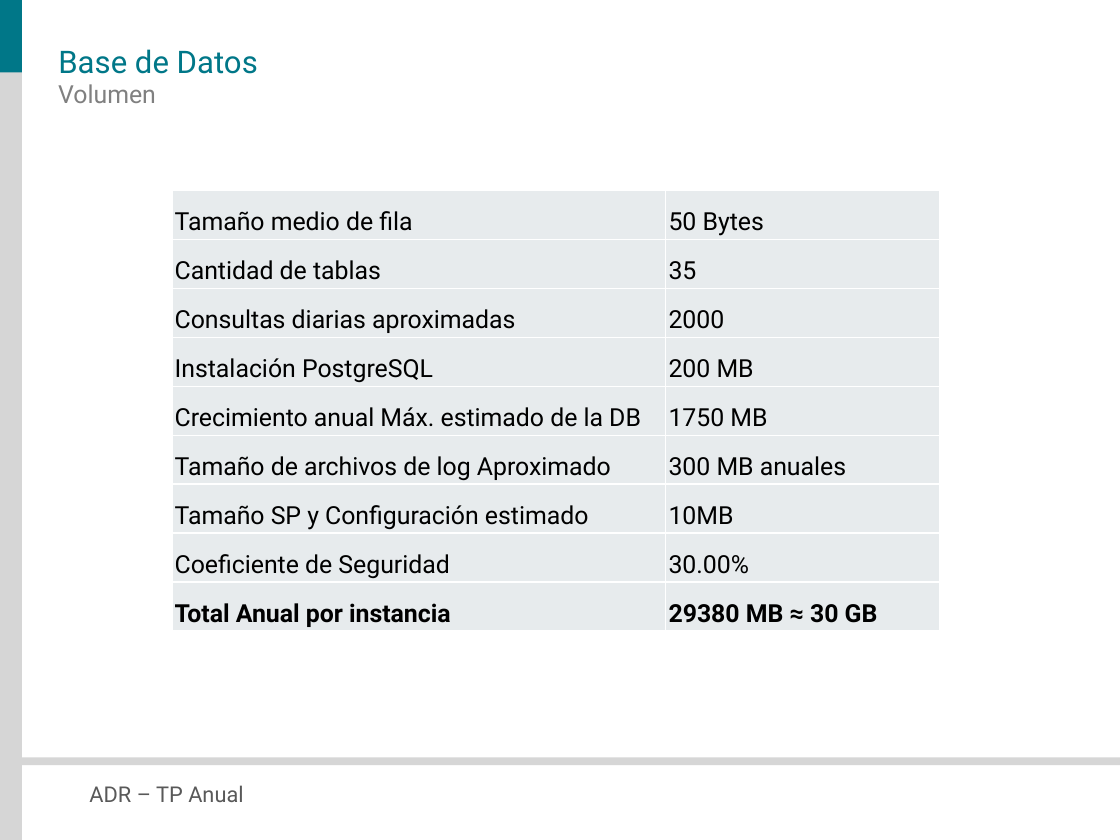
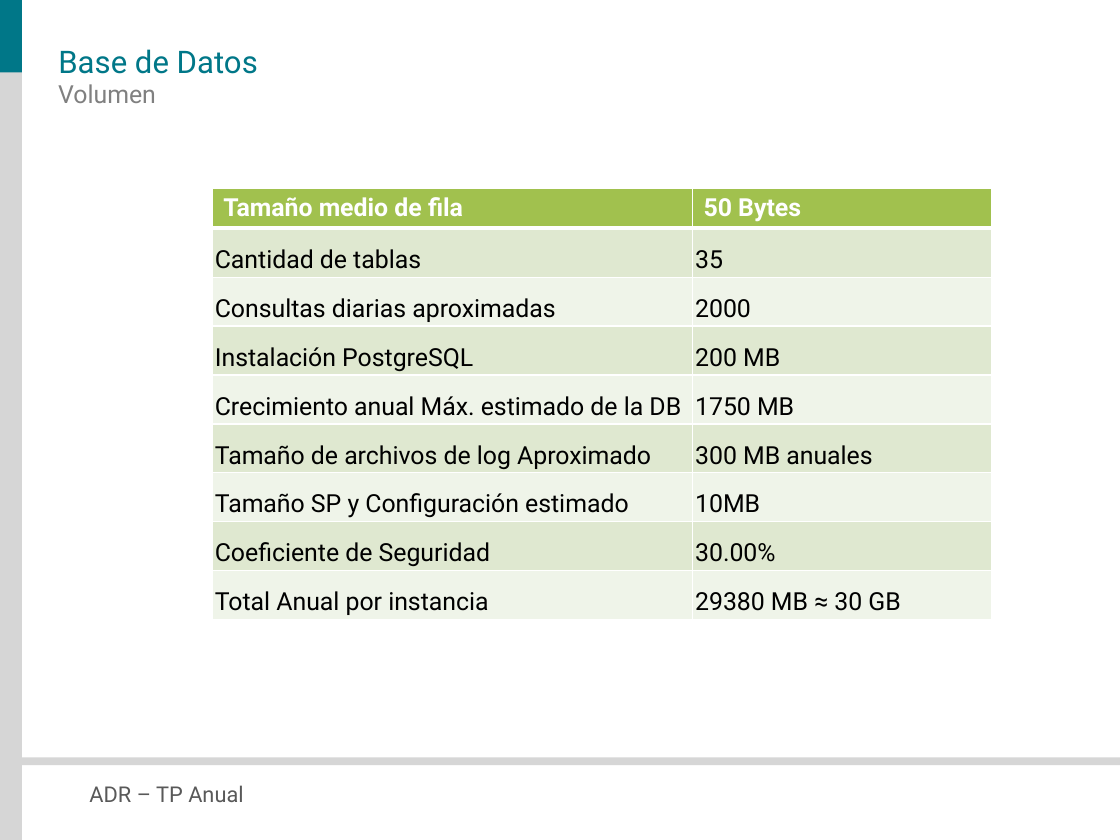
Before and after one commit to veritoreinoso/adr-2010, a slide deck: slide 9 of Presentacion.pptx. Drawn at 1120x840 pixels with LibreOffice and Linux fonts; fonts in the diff are those of the drawing. Boxes give left, top, right and bottom in pixels: in the first picture for what was removed or moved away, otherwise in the second. Text is boxed around its words. In the diff, an @@ line names an element or a change of style, - is before the commit and + after.

```diff
--- a/Presentacion.pptx
+++ b/Presentacion.pptx
@@ table at (212, 188, 992, 619) @@
@@ fill #E7ECED to #A1C14E in row 1 @@
@@ fill #E7ECED to #E0E9D0 in 8 cells @@
@@ fill #E7ECED to #F0F4E9 in 8 cells @@
@@ text colour #000000 to #FFFFFF, bold on in "Tamaño medio de fila", "50 Bytes" @@
@@ bold off in "Total Anual por instancia", "29380 MB ≈ 30 GB" @@
@@ line spacing 1.5 to 1 @@
@@ less space between paragraphs @@
@@ borders changed @@
@@ table: place and size @@
-table at (172, 190, 940, 643)
+table at (212, 188, 992, 619)
```
Also in this commit, not shown: 9 other slides changed, 1 other file.
